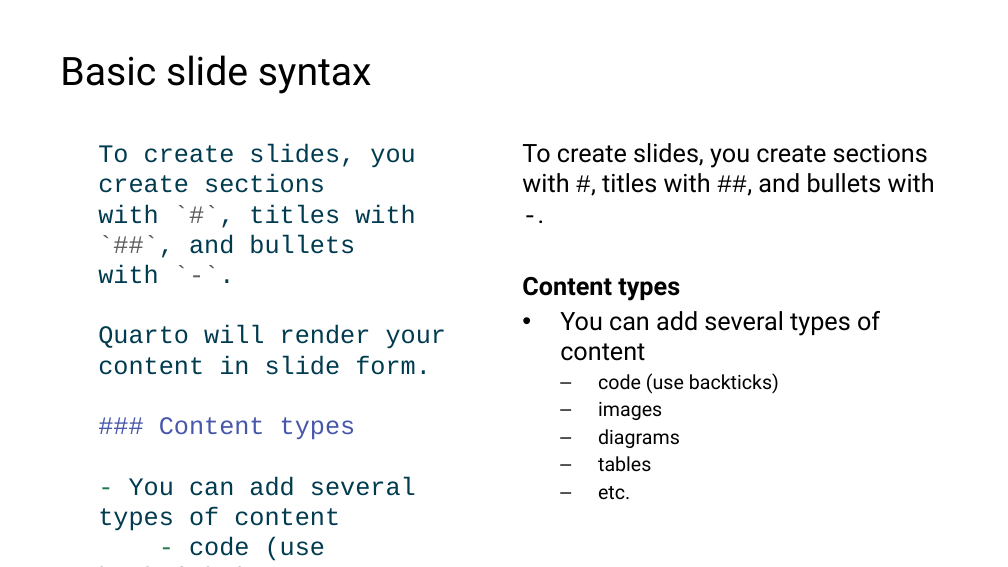
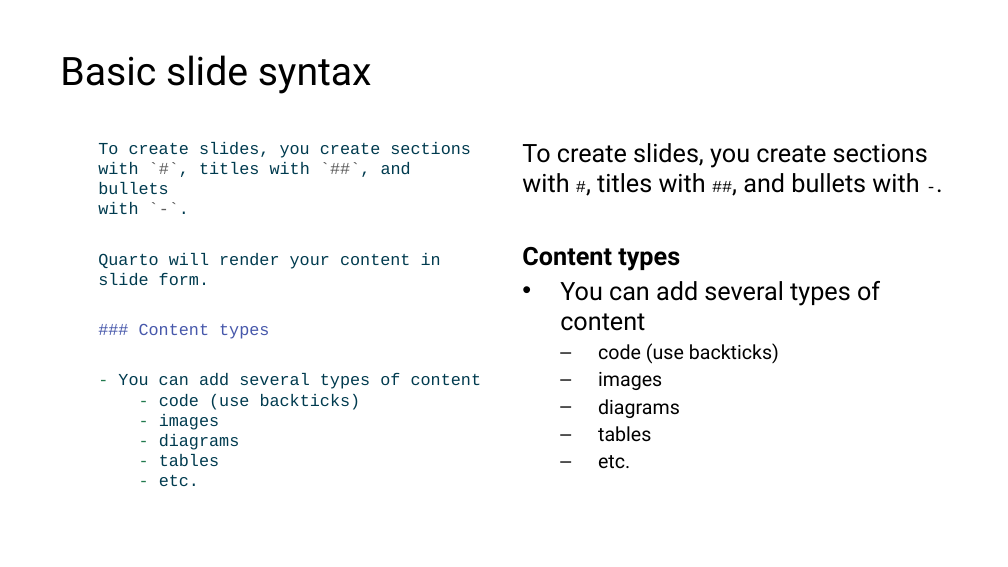
Before and after one commit to lucas-a-meyer/using-quarto, a slide deck: slide 15 of docs/presentation-orig.pptx. Drawn at 1008x567 pixels with LibreOffice and Linux fonts; fonts in the diff are those of the drawing. Boxes give left, top, right and bottom in pixels: in the first picture for what was removed or moved away, otherwise in the second. Text is boxed around its words. In the diff, an @@ line names an element or a change of style, - is before the commit and + after.

```diff
--- a/docs/presentation-orig.pptx
+++ b/docs/presentation-orig.pptx
@@ text "To create slides, you create ..." at (98,142,482,486): size 18 to 12 pt; less space between paragraphs @@
@@ text at (522,143,928,193): size 18 to 12 pt in "#, ##, -." @@
```
Also in this commit, not shown: 9 other slides changed, 2 other files.
